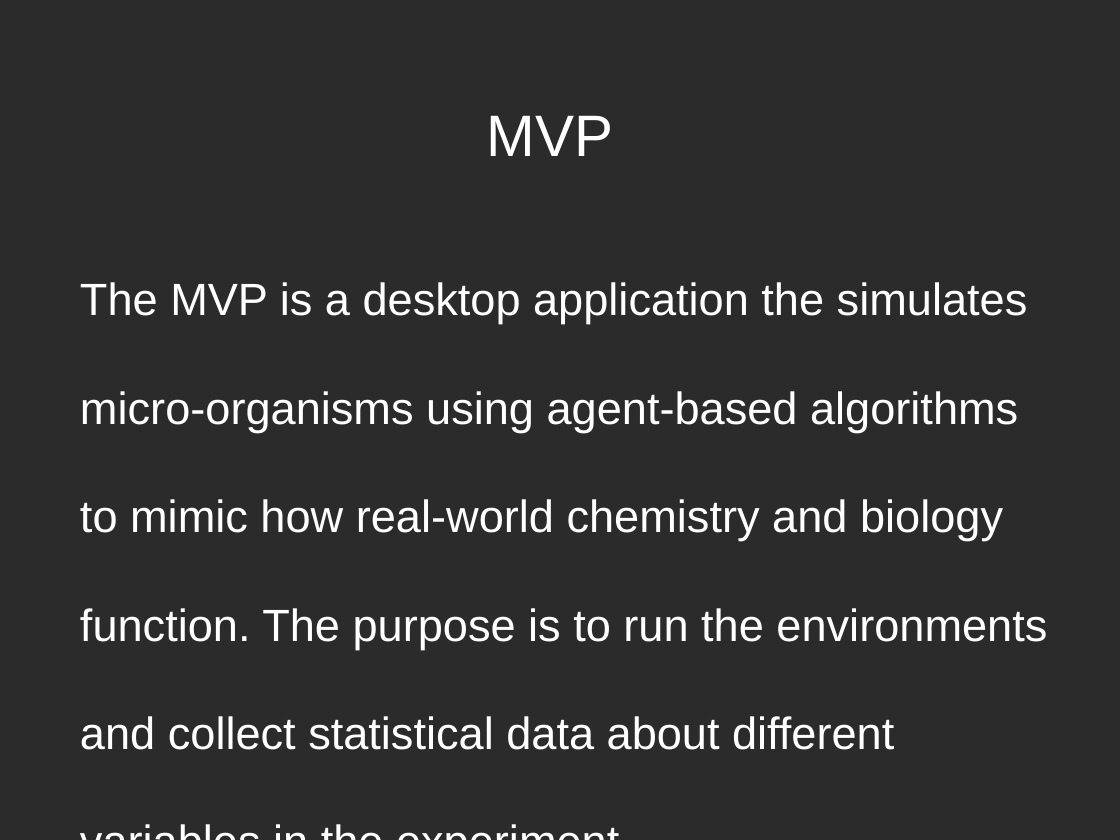
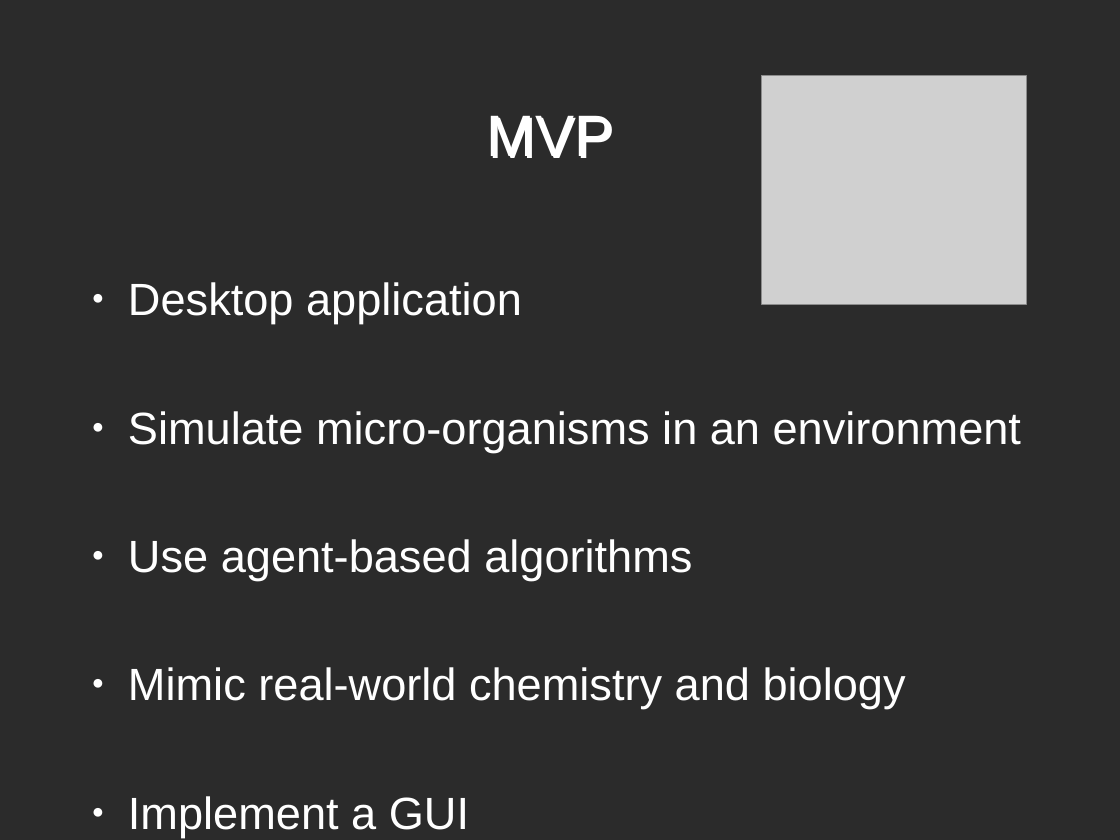
Before and after one commit to T1M3L05T/Senior-project, a slide deck: slide 2 of Documents/Presentation.odp. Drawn at 1120x840 pixels with LibreOffice and Linux fonts; fonts in the diff are those of the drawing; grey boxes stand for pictures; background and template pictures are left out; a plain dark background stands for a picture behind light text. Boxes give left, top, right and bottom in pixels: in the first picture for what was removed or moved away, otherwise in the second. Text is boxed around its words. In the diff, an @@ line names an element or a change of style, - is before the commit and + after.

```diff
--- a/Documents/Presentation.odp
+++ b/Documents/Presentation.odp
@@ picture added at (762,76,1026,305) @@
@@ text at (128,282,1021,837): text changed @@
-The MVP is a desktop application the simulates micro-organisms using agent-based algorithms to mimic how real-world chemistry and biology function. The purpose is to run the environments and collect statistical data about different variables in the experiment.
+● Desktop application
+● Simulate micro-organisms in an environment
+● Use agent-based algorithms
+● Mimic real-world chemistry and biology
+● Implement a GUI
```
Also in this commit, not shown: 3 other slides changed, 7 slides added, 3 slides removed, 25 other files.
